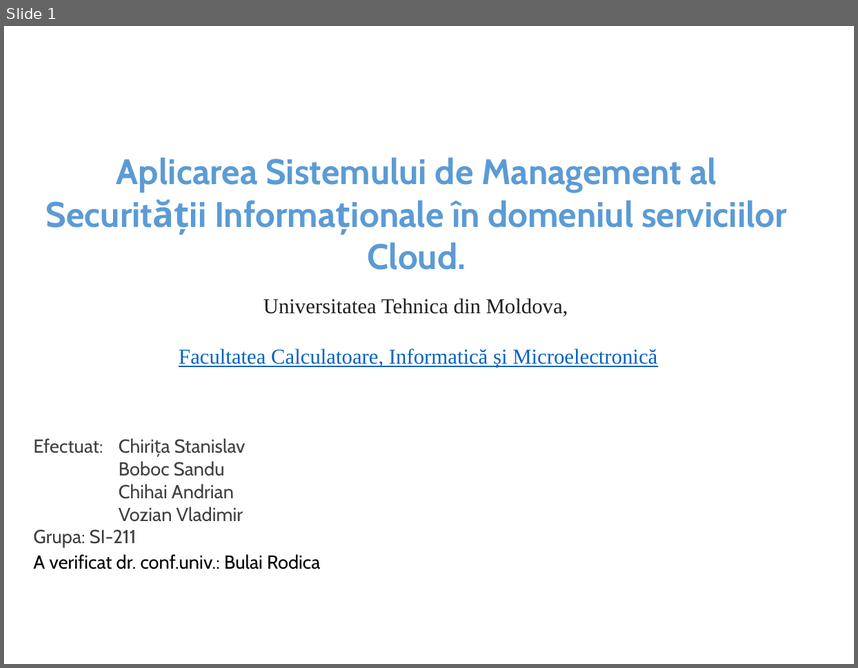
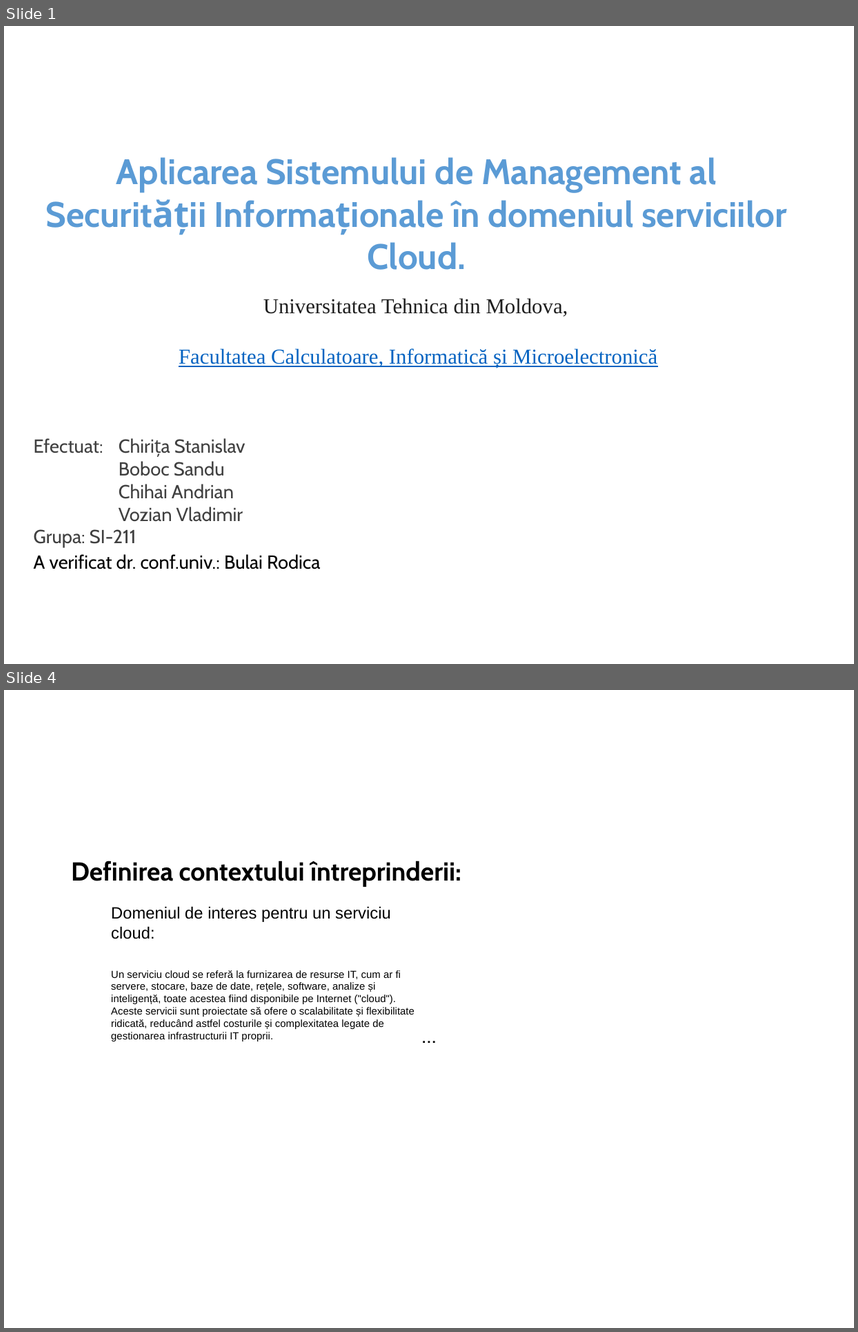
Before and after one commit to Xeoga/UTM_materiale, a slide deck: Sem_II/MASI/Proiect_de_an/MASI_Proiect_de_an_CloudSentinel_Chirita_Stanislav_Chihai_Adrian_Vozian_Vladimir_BobocSandu.pptx. Shown one above the other, each under a label of ours: slide 1 before the commit, slides 1 and 4 after it; the slides between them are not shown. The pictures are 858x668 and 858x1332 pixels, drawn with LibreOffice and Linux fonts; fonts in the diff are those of the drawing; background and template pictures are left out. Boxes give left, top, right and bottom in pixels: in the first picture for what was removed or moved away, otherwise in the second. Text is boxed around its words. In the diff, an @@ line names an element or a change of style, - is before the commit and + after.

```diff
--- a/Sem_II/MASI/Proiect_de_an/MASI_Proiect_de_an_CloudSentinel_Chirita_Stanislav_Chihai_Adrian_Vozian_Vladimir_BobocSandu.pptx
+++ b/Sem_II/MASI/Proiect_de_an/MASI_Proiect_de_an_CloudSentinel_Chirita_Stanislav_Chihai_Adrian_Vozian_Vladimir_BobocSandu.pptx
@@ slide 4 added at (4,690,854,1328), background picture (left out) @@
@@ title added at (71,860,461,887), 22 pt, text #000000, bold @@
+Definirea contextului întreprinderii:
@@ text added at (111,906,415,1041), 8.7 pt, text #000000 @@
+Domeniul de interes pentru un serviciu cloud:
+Un serviciu cloud se referă la furnizarea de resurse IT, cum ar fi servere, stocare, baze de date, rețele, software, analize și inteligență, toate acestea fiind disponibile pe Internet ("cloud"). Aceste servicii sunt proiectate să ofere o scalabilitate și flexibilitate ridicată, reducând astfel costurile și complexitatea legate de gestionarea infrastructurii IT proprii.
@@ text added at (66,1017,791,1077), 18 pt, text #000000 @@
+…
```
Also in this commit, not shown: 3 other slides added, 1 slide removed, 4 other files.
